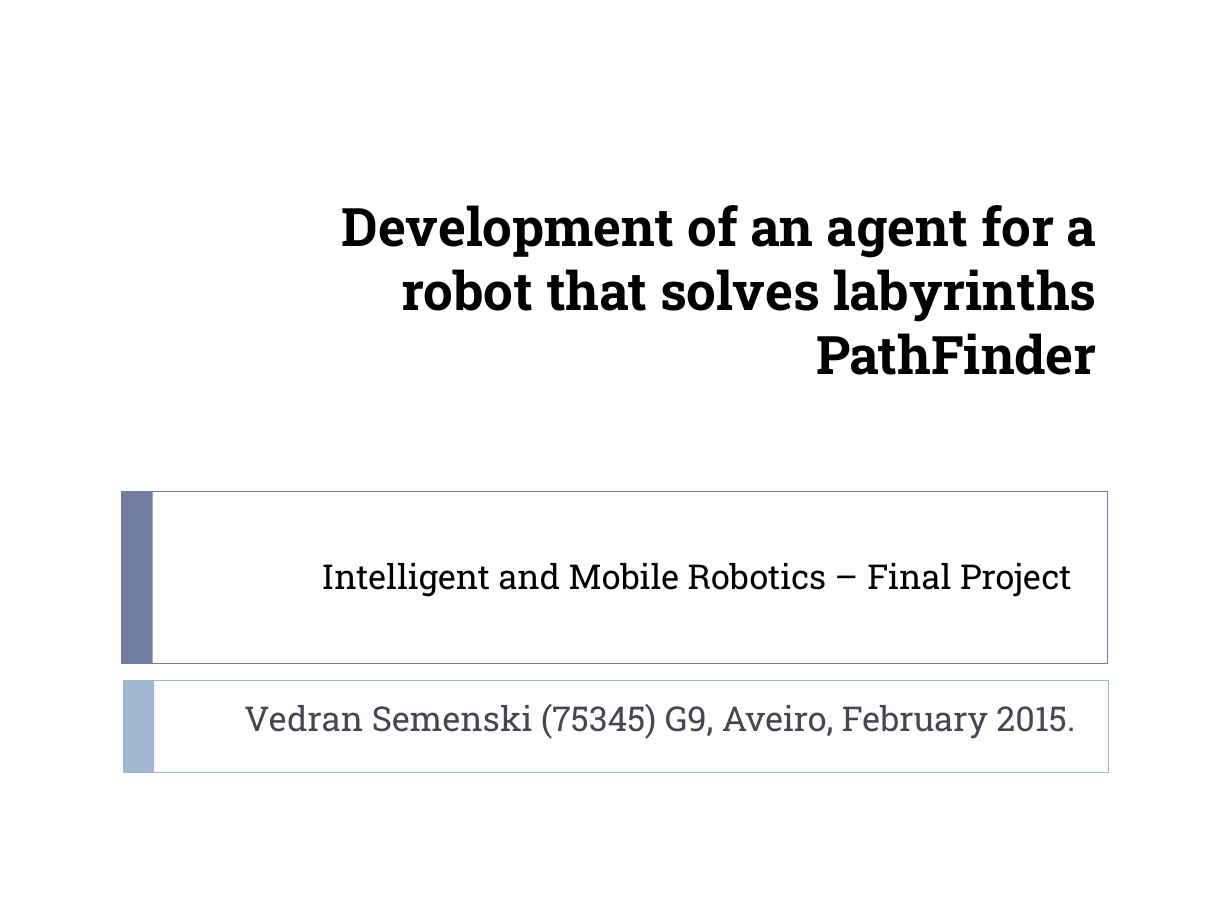
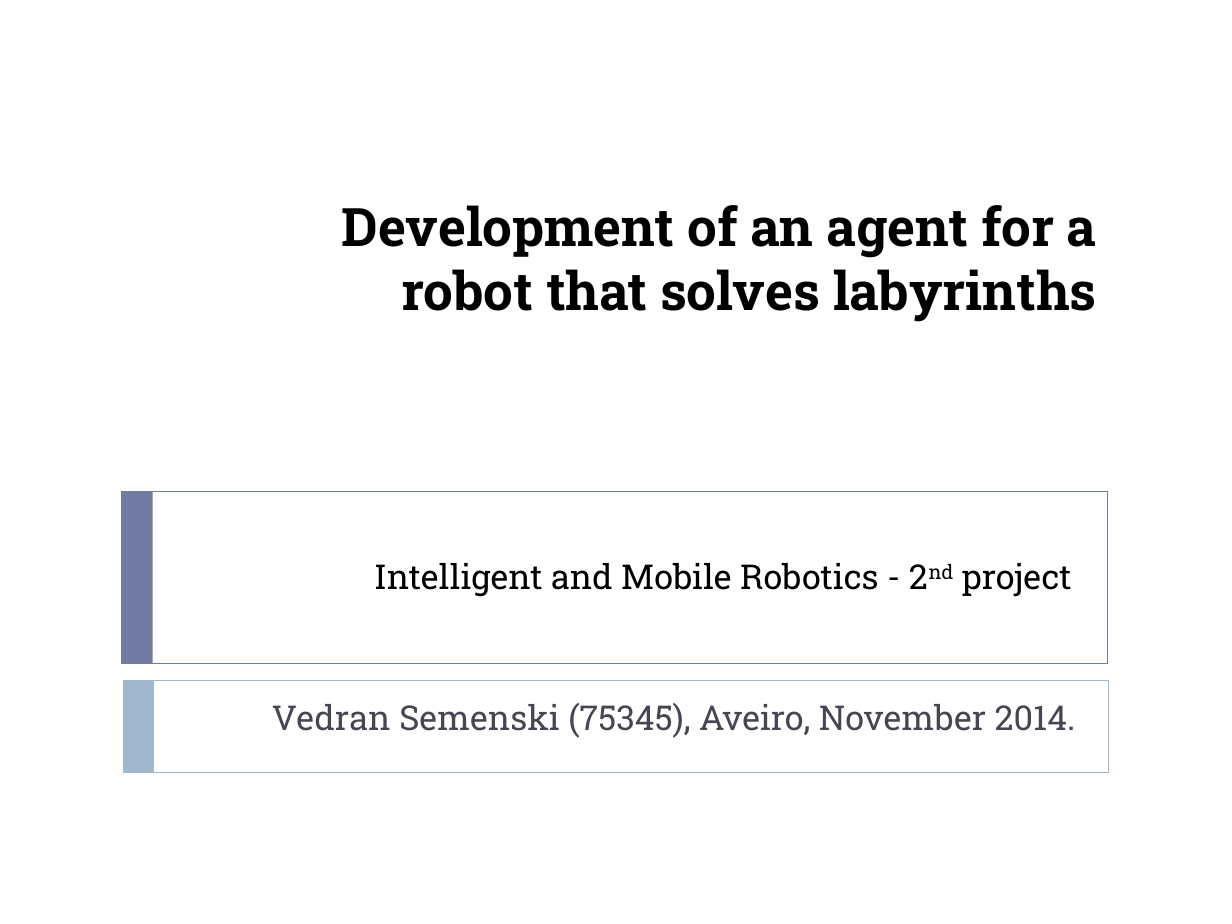
Before and after one commit to TravellerVS/RoboticAgent, a slide deck: slide 1 of Project2/Documentation/Prezentacija.ppt. Drawn at 1232x924 pixels with LibreOffice and Linux fonts; fonts in the diff are those of the drawing. Boxes give left, top, right and bottom in pixels: in the first picture for what was removed or moved away, otherwise in the second. Text is boxed around its words. In the diff, an @@ line names an element or a change of style, - is before the commit and + after.

```diff
--- a/Project2/Documentation/Prezentacija.ppt
+++ b/Project2/Documentation/Prezentacija.ppt
@@ text at (816, 333, 1097, 375): paragraph removed @@
-PathFinder
@@ text at (374, 563, 1072, 597): text changed @@
-Intelligent and Mobile Robotics – Final Project
+Intelligent and Mobile Robotics - 2nd project
@@ text at (272, 703, 1076, 738): text changed @@
-Vedran Semenski (75345) G9, Aveiro, February 2015.
+Vedran Semenski (75345), Aveiro, November 2014.
```
Also in this commit, not shown: 5 other slides changed, 7 slides added, 10 slides removed.
